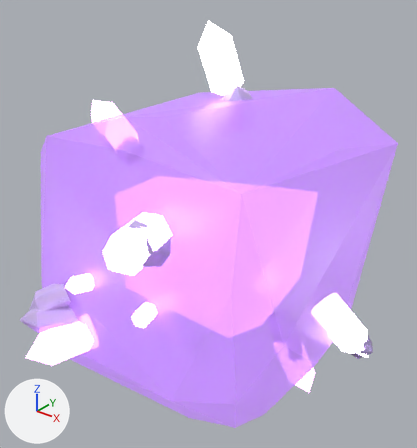
One commit to the glTF model assets/models/block.glb: the scene before it, then after it.
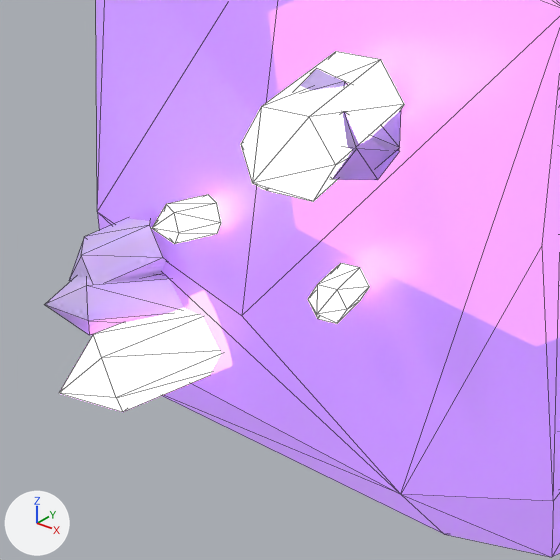
Old and new are each drawn whole from a 50 mm camera at (1.069, -1.368, 0.88) aimed at (0.012, -0.047, 0.06) and again close up on the part from 0% to 57% of the width and 42% to 96% of the height. Lighting does not change. The marker at lower left points along +X, +Y and +Z. The first two pictures are the older version. The close-ups show mesh edges as thin lines. Vertices at exactly the same position are counted once.

The older version as bpy lines, for what is in view:
```python
me_crystal = bpy.data.meshes.new('crystal')
me_crystal.from_pydata(...)  # 260 vertices, 360 faces; spans x -0.57..0.566, y -0.624..0.258, z -0.646..0.675
# faces by material slot: [90, 216, 54]
me_crystal.materials.append(mat_blk_shard_hot)  # purple #e7bcff, glowing pale pink #ffdaff
me_crystal.materials.append(mat_block_baked)
me_crystal.materials.append(mat_blk_shard)  # purple #bc7ce7, glowing purple #e7a0ff
me_shell = bpy.data.meshes.new('shell')
me_shell.from_pydata(...)  # 39 vertices, 74 faces; spans x -0.45..0.45, y -0.45..0.45, z -0.45..0.45
me_shell.materials.append(mat_blk_shell)  # purple #9561c4, glowing purple #9e74c4
ob_body = bpy.data.objects.new('body', me_crystal)
ob_body.location = (0.0, 0.0, 0.0)
ob_shell = bpy.data.objects.new('shell', me_shell)
ob_shell.location = (0.0, 0.0, 0.0)
```
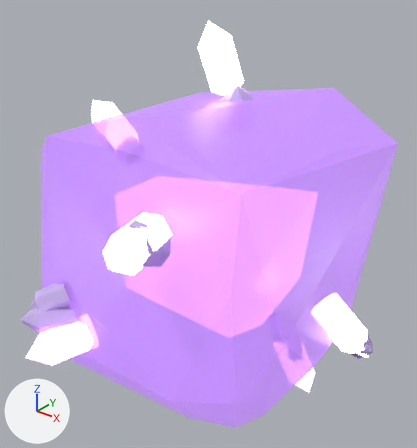
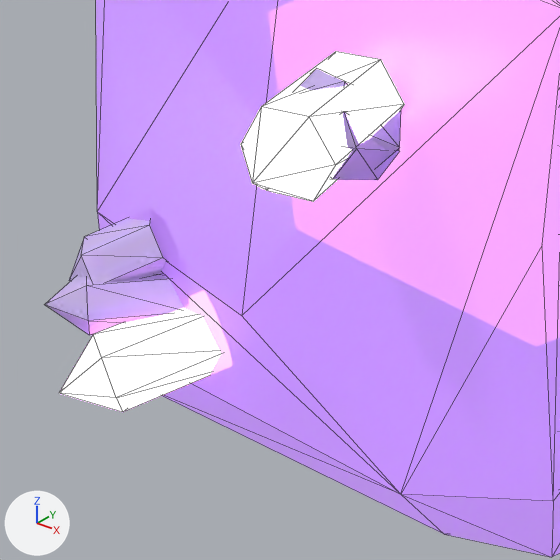
Pixel boxes [x1, y1, x2, y2] of what changed, in the close-ups (560 x 560 px):
part 1 of me_crystal, deleted
    before: [308, 263, 369, 323]
part 2 of me_crystal, deleted
    before: [152, 195, 221, 244]

Patch to the scene script:
```diff
--- a/assets/models/block.glb.py
+++ b/assets/models/block.glb.py
@@ me_crystal @@
 # used by ob_body; location = (0.0, 0.0, 0.0)
-me_crystal.from_pydata(...)  # 260 vertices, 360 faces; spans x -0.57..0.566, y -0.624..0.258, z -0.646..0.675
+me_crystal.from_pydata(...)  # 234 vertices, 324 faces; spans x -0.57..0.566, y -0.624..0.258, z -0.646..0.675
+# me_crystal part 1: the loose piece of 13 vertices spanning x 0.096..0.16, y -0.516..-0.433, z -0.042..0.007 is deleted
+# me_crystal part 2: the loose piece of 13 vertices spanning x -0.16..-0.096, y -0.516..-0.433, z -0.042..0.007 is deleted
 me_crystal.materials.append(mat_blk_shard_hot)
```
